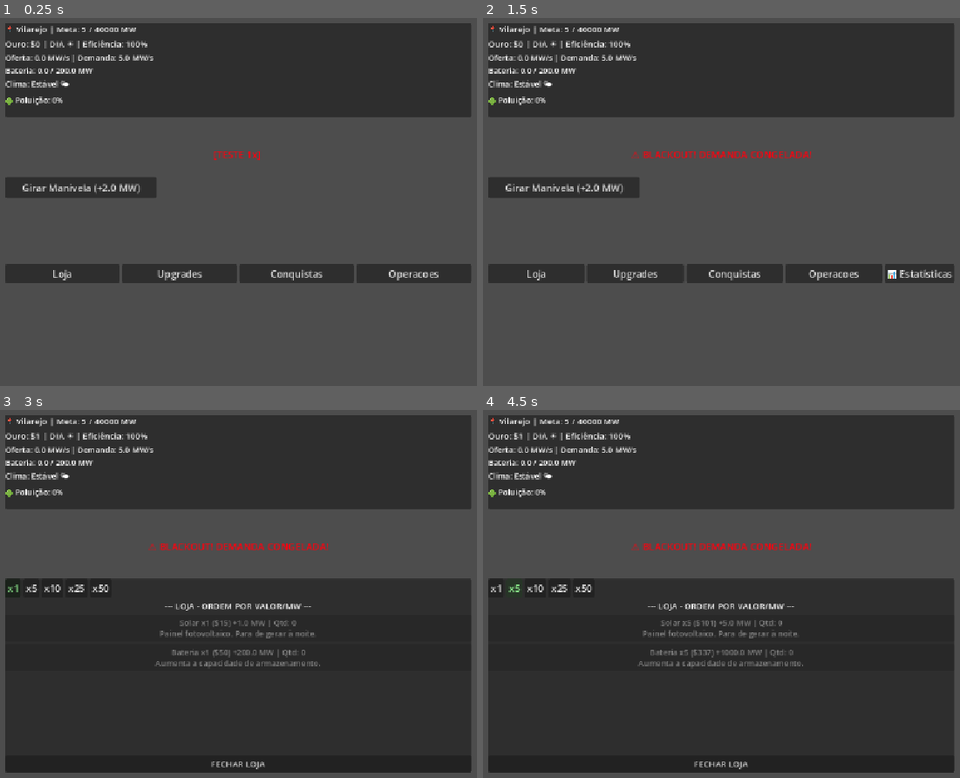
Above: before the commit, frames 1-4 (two rows, left to right).
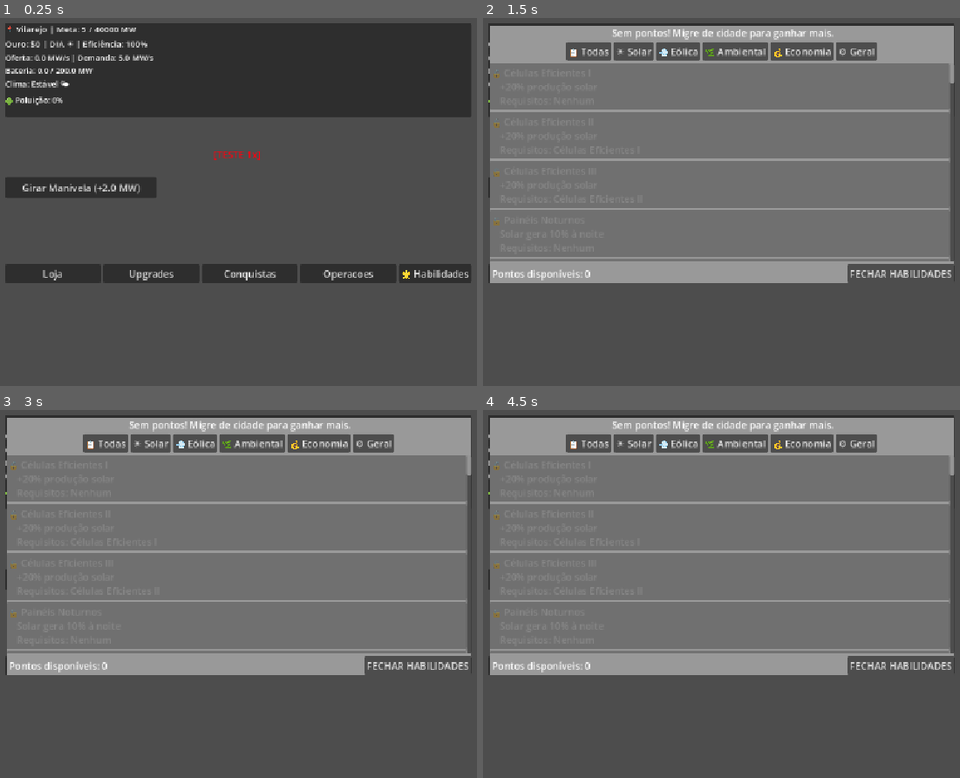
Above: after the commit, the same moments.

Repository: rafaeldeveloperbr-design/power-grid
Game: Godot game, scene res://main.tscn
Same seed, same stepped clock (60 frames per second), same inputs: the game is played once before the commit and once after it.
Inputs (mouse positions are in pixels of both pictures, inside the frame that each line leads up to):
- Up to frame 1 (0.25 s): no input
- Up to frame 2 (1.5 s): click (917, 271) at 0.5 s, where only the run after the commit has a clickable "🌟 Habilidades"; click (721, 371) at 1.25 s, where only the run before the commit has a clickable "FECHAR OPERACOES"
- Up to frame 3 (3 s): click "Girar Manivela (+2.0 MW)" at 2 s; click "Loja" at 2.75 s
- Up to frame 4 (4.5 s): click (497, 586) at 3.5 s, where only the run before the commit has a clickable "x1"; click (516, 586) at 4.25 s, where only the run before the commit has a clickable "x5"

The runs differ from the first frame. In frame 1, 1.1% of the frame differs, in the area x 8-99%, y 66-73%; in frame 2, 67%; in frame 3, 93%, in the area x 1-99%, y 2-99%; in frame 4, 93%.

Commit message:
adiçao botao habilidades concluido

Diff:
--- a/main.gd
+++ b/main.gd
@@ -83,6 +83,7 @@
 @onready var lista_estatisticas: VBoxContainer = $PainelEstatisticas/VBoxContainer/ScrollEstatisticas/ListaEstatisticas
 
 @onready var skill_tree_panel: PanelContainer = $SkillTreePanel
+@onready var botao_abrir_habilidades: Button = $BotaoAbrirHabilidades
 
 # --- NOVO: variáveis pra guardar os nós da manutenção (criados UMA VEZ) ---
 var _manut_label_pol: Label
@@ -123,7 +124,8 @@
 	if botao_abrir_estatisticas: botao_abrir_estatisticas.visible = false
 	if painel_estatisticas: painel_estatisticas.visible = false
 
-
+	if botao_abrir_habilidades:
+		botao_abrir_habilidades.pressed.connect(_on_botao_abrir_habilidades_pressed)
 
 
 	if GameState.has_signal("recurso_mudou"):
@@ -1167,6 +1169,12 @@
 func _on_botao_fechar_estatisticas_pressed() -> void:
 	if painel_estatisticas: painel_estatisticas.visible = false
 	mudar_visibilidade_botoes(true)
+
+func _on_botao_abrir_habilidades_pressed() -> void:
+	if skill_tree_panel and skill_tree_panel.has_method("abrir"):
+		skill_tree_panel.abrir()
+	else:
+		push_warning("SkillTreePanel não encontrado!")
 
 func _comprar(tipo: String):
 	var comprado = GameState.comprar_quantidade(tipo, quantidade_compra)
--- a/main.tscn
+++ b/main.tscn
@@ -120,6 +120,11 @@
 layout_mode = 2
 text = "📊 Estatísticas"
 
+[node name="BotaoAbrirHabilidades" type="Button" parent="BotoesPrincipais" unique_id=1313721024]
+unique_name_in_owner = true
+layout_mode = 2
+text = "🌟 Habilidades"
+
 [node name="PainelLoja" type="PanelContainer" parent="." unique_id=1241028789]
 visible = false
 offset_left = 10.0
@@ -419,7 +424,7 @@
 offset_left = 12.0
 offset_top = 14.0
 offset_right = 780.0
-offset_bottom = 118.0
+offset_bottom = 439.0
 grow_horizontal = 1
 grow_vertical = 1
 
@@ -431,6 +436,7 @@
 [connection signal="pressed" from="BotoesPrincipais/BotaoAbrirConquistas" to="." method="_on_botao_abrir_conquistas_pressed"]
 [connection signal="pressed" from="BotoesPrincipais/BotaoAbrirManutencao" to="." method="_on_botao_abrir_manutencao_pressed"]
 [connection signal="pressed" from="BotoesPrincipais/BotaoAbrirEstatisticas" to="." method="_on_botao_abrir_estatisticas_pressed"]
+[connection signal="pressed" from="BotoesPrincipais/BotaoAbrirHabilidades" to="." method="_on_botao_abrir_habilidades_pressed"]
 [connection signal="pressed" from="PainelLoja/VBoxContainer/ScrollLoja/ListaLoja/BotaoComprarSolar" to="." method="_on_botao_comprar_solar_pressed"]
 [connection signal="pressed" from="PainelLoja/VBoxContainer/ScrollLoja/ListaLoja/BotaoComprarEolica" to="." method="_on_botao_comprar_eolica_pressed"]
 [connection signal="pressed" from="PainelLoja/VBoxContainer/ScrollLoja/ListaLoja/BotaoComprarBateria" to="." method="_on_botao_comprar_bateria_pressed"]
